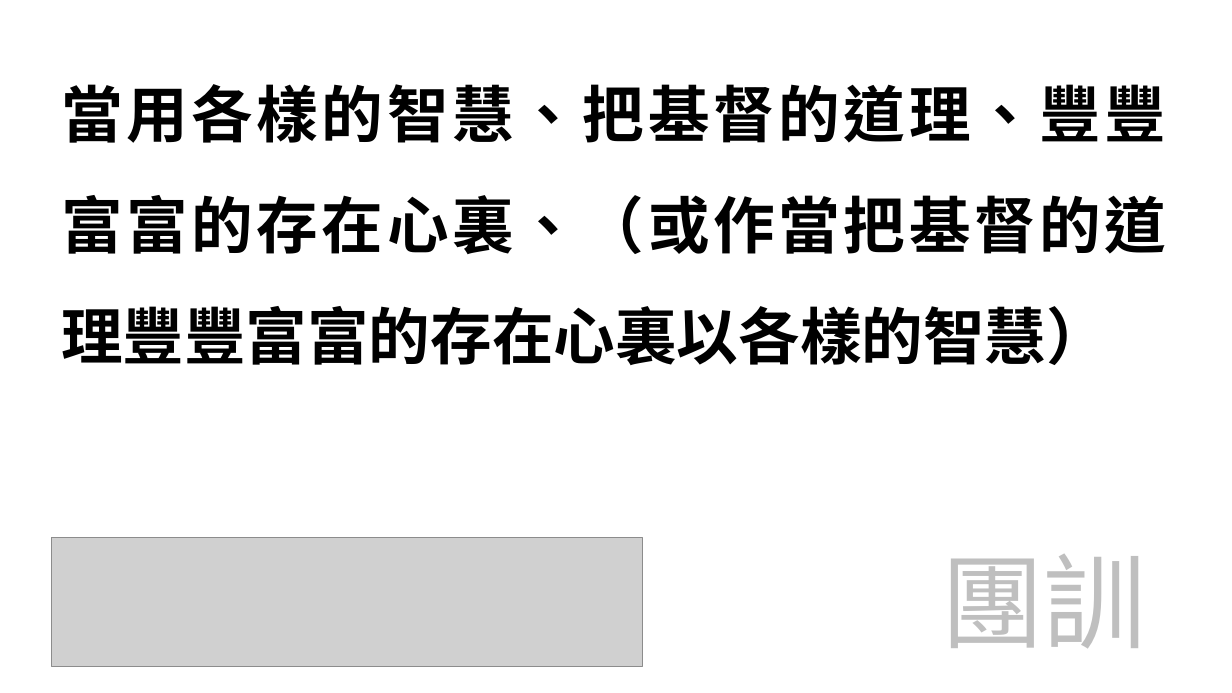
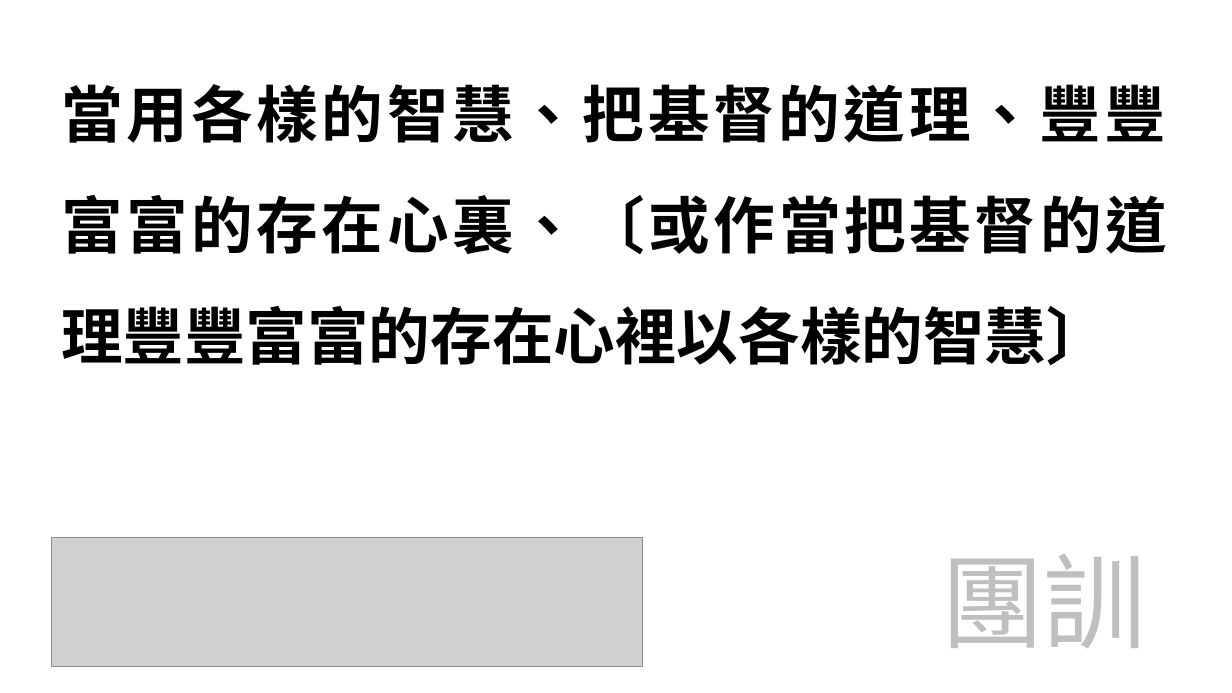
Before and after one commit to pangyan/ridiculands-references, a slide deck: slide 57 of hymns/20171008.pptx (slide 38 before the commit). Drawn at 1232x693 pixels with LibreOffice and Linux fonts; fonts in the diff are those of the drawing; grey boxes stand for pictures. Boxes give left, top, right and bottom in pixels: in the first picture for what was removed or moved away, otherwise in the second. Text is boxed around its words. In the diff, an @@ line names an element or a change of style, - is before the commit and + after.

Commit message:
20170923 0554

```diff
--- a/hymns/20171008.pptx
+++ b/hymns/20171008.pptx
@@ text at (61, 84, 1167, 366): text changed @@
-當用各樣的智慧、把基督的道理、豐豐富富的存在心裏、（或作當把基督的道理豐豐富富的存在心裏以各樣的智慧）
+當用各樣的智慧、把基督的道理、豐豐富富的存在心裏、〔或作當把基督的道理豐豐富富的存在心裡以各樣的智慧〕
```
Also in this commit, not shown: 3 other slides changed, 19 slides added.
